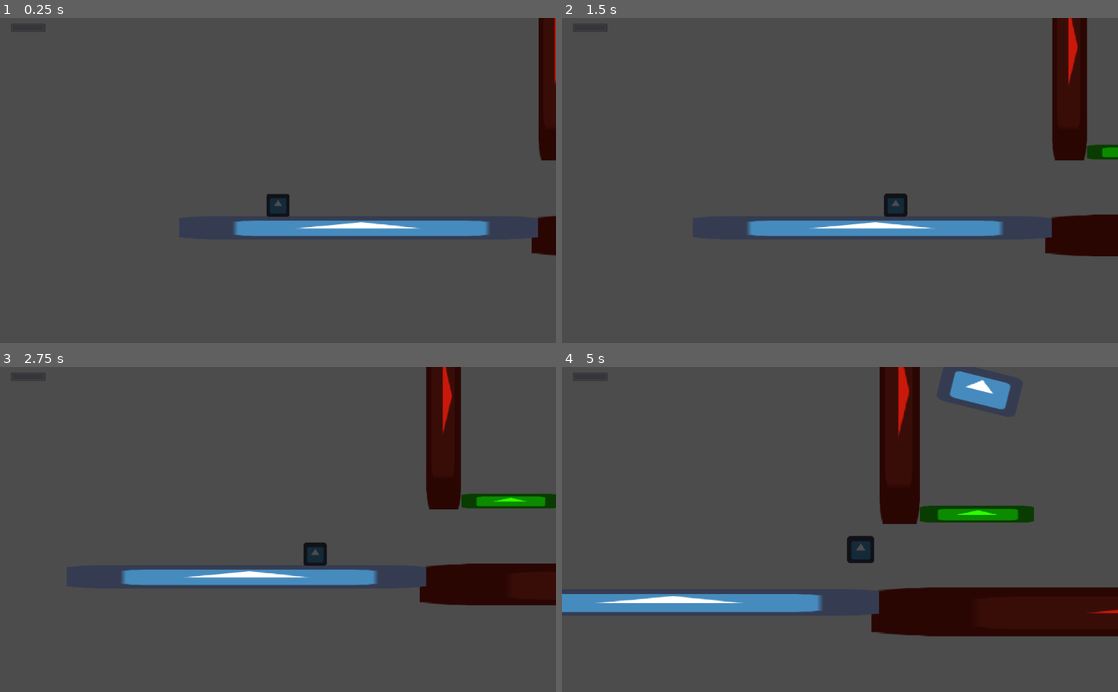
Above: before the commit, frames 1-4 (two rows, left to right).
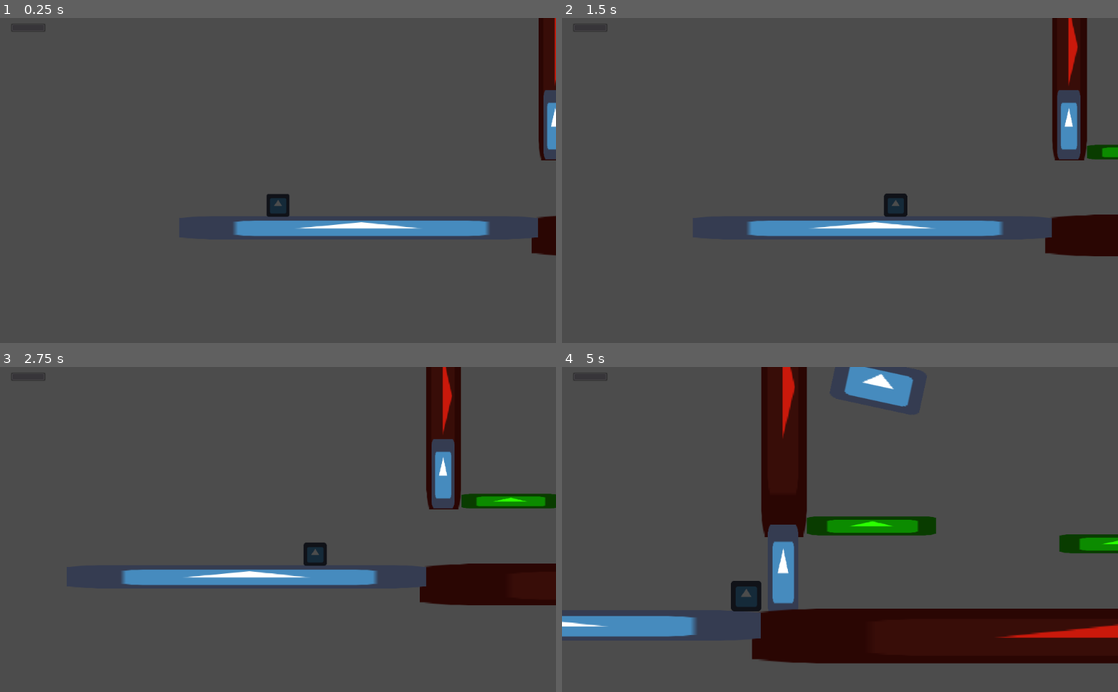
Above: after the commit, the same moments.

Repository: uspgamedev/welcome-to-your-mind
Game: Godot game, scene res://Stages/DepressionStage.tscn
Two runs of this game, one before a commit and one after it. Both use one fixed random seed, a clock stepped at 60 frames per second and the inputs below. The engine's default icon, where the game draws it, is replaced by a stand-in: a white triangle on a blue panel in a dark square. Sound files missing from this copy of the repository are replaced by a short silence.
Inputs:
- Up to frame 1 (0.25 s): no input
- Up to frame 2 (1.5 s): tap Enter at 0.5 s; hold Right (ui_right) from 0.53 s (still down); tap Up (ui_up) at 0.77 s
- Up to frame 3 (2.75 s): tap Up (ui_up) at 1.52 s; release Right (ui_right) at 2.03 s; hold Left (ui_left) from 2.03 s (still down)
- Up to frame 4 (5 s): release Left (ui_left) at 2.78 s; hold Right (ui_right) 2.78-4.28 s; tap Up (ui_up) at 3.02, 3.77, 4.52 s; hold Left (ui_left) from 4.28 s (still down)

The runs differ from the first frame. In frame 1, 0.5% of the frame differs, in the area x 97-100%, y 22-44%; in frame 2, 0.9%; in frame 3, 0.9%; in frame 4, 27%, in the area x 0-100%, y 0-92%.

Commit message:
Added LeftDoor

Diff:
--- a/Stages/Depression/PuzzleOctopus.gd
+++ b/Stages/Depression/PuzzleOctopus.gd
@@ -3,3 +3,11 @@
 func _on_Area2D_body_entered(body):
 	if body.is_in_group("Player"):
 		$Octopus.activate(body)
+		lower_left_door()
+
+func lower_left_door():
+	var LD = $LeftDoor
+	var Twn = $LeftDoor/Tween
+
+	Twn.interpolate_property(LD, "position", LD.get_position(),  LD.get_position() + Vector2(0, 170), 1.0, Tween.TRANS_QUAD, Tween.EASE_IN_OUT)
+	Twn.start()
--- a/Stages/Depression/PuzzleOctopus.tscn
+++ b/Stages/Depression/PuzzleOctopus.tscn
@@ -13,19 +13,24 @@
 [sub_resource type="RectangleShape2D" id=2]
 
 custom_solver_bias = 0.0
+extents = Vector2( 30, 100 )
+
+[sub_resource type="RectangleShape2D" id=3]
+
+custom_solver_bias = 0.0
 extents = Vector2( 20, 100 )
 
-[sub_resource type="RectangleShape2D" id=3]
+[sub_resource type="RectangleShape2D" id=4]
 
 custom_solver_bias = 0.0
 extents = Vector2( 800, 50 )
 
-[sub_resource type="RectangleShape2D" id=4]
+[sub_resource type="RectangleShape2D" id=5]
 
 custom_solver_bias = 0.0
 extents = Vector2( 21.7433, 10 )
 
-[node name="PuzzleOctopus" type="Node2D"]
+[node name="PuzzleOctopus" type="Node2D" index="0"]
 
 script = ExtResource( 1 )
 
@@ -61,7 +66,41 @@
 shape = SubResource( 1 )
 _sections_unfolded = [ "Transform" ]
 
-[node name="CameraAjudst" parent="." index="1" instance=ExtResource( 3 )]
+[node name="LeftDoor" type="StaticBody2D" parent="." index="1"]
+
+editor/display_folded = true
+position = Vector2( -302.003, 244.867 )
+input_pickable = false
+collision_layer = 1
+collision_mask = 1
+constant_linear_velocity = Vector2( 0, 0 )
+constant_angular_velocity = 0.0
+friction = 1.0
+bounce = 0.0
+__meta__ = {
+"_edit_group_": true
+}
+
+[node name="Sprite" type="Sprite" parent="LeftDoor" index="0"]
+
+scale = Vector2( 1, 3 )
+texture = ExtResource( 2 )
+_sections_unfolded = [ "Transform" ]
+
+[node name="CollisionShape2D" type="CollisionShape2D" parent="LeftDoor" index="1"]
+
+shape = SubResource( 2 )
+
+[node name="Tween" type="Tween" parent="LeftDoor" index="2"]
+
+repeat = false
+playback_process_mode = 1
+playback_speed = 1.0
+playback/active = false
+playback/repeat = false
+playback/speed = 1.0
+
+[node name="CameraAjudst" parent="." index="2" instance=ExtResource( 3 )]
 
 editor/display_folded = true
 position = Vector2( -350, 430 )
@@ -74,15 +113,18 @@
 
 [node name="CollisionShape2D" type="CollisionShape2D" parent="CameraAjudst/Area2D" index="0"]
 
-shape = SubResource( 2 )
-
-[node name="Octopus" parent="." index="2" instance=ExtResource( 4 )]
+shape = SubResource( 3 )
+
+[node name="Octopus" parent="." index="3" instance=ExtResource( 4 )]
 
 position = Vector2( 290.54, 24.7268 )
 
-[node name="Floor" type="Node2D" parent="." index="3"]
-
-editor/display_folded = true
+[node name="Floor" type="Node2D" parent="." index="4"]
+
+editor/display_folded = true
+__meta__ = {
+"_edit_lock_": true
+}
 
 [node name="Floor1" type="StaticBody2D" parent="Floor" index="0" groups=[
 "Floor",
@@ -141,11 +183,14 @@
 [node name="CollisionShape2D" type="CollisionShape2D" parent="Floor/Floor2" index="1"]
 
 position = Vector2( 310.618, 8.59418 )
-shape = SubResource( 3 )
-
-[node name="Blockers" type="Node2D" parent="." index="4"]
-
-editor/display_folded = true
+shape = SubResource( 4 )
+
+[node name="Blockers" type="Node2D" parent="." index="5"]
+
+editor/display_folded = true
+__meta__ = {
+"_edit_lock_": true
+}
 
 [node name="StaticBody2D" type="StaticBody2D" parent="Blockers" index="0" groups=[
 "Floor",
Not shown: 6 places in Stages/Depression/PuzzleOctopus.tscn that only renumber resources
